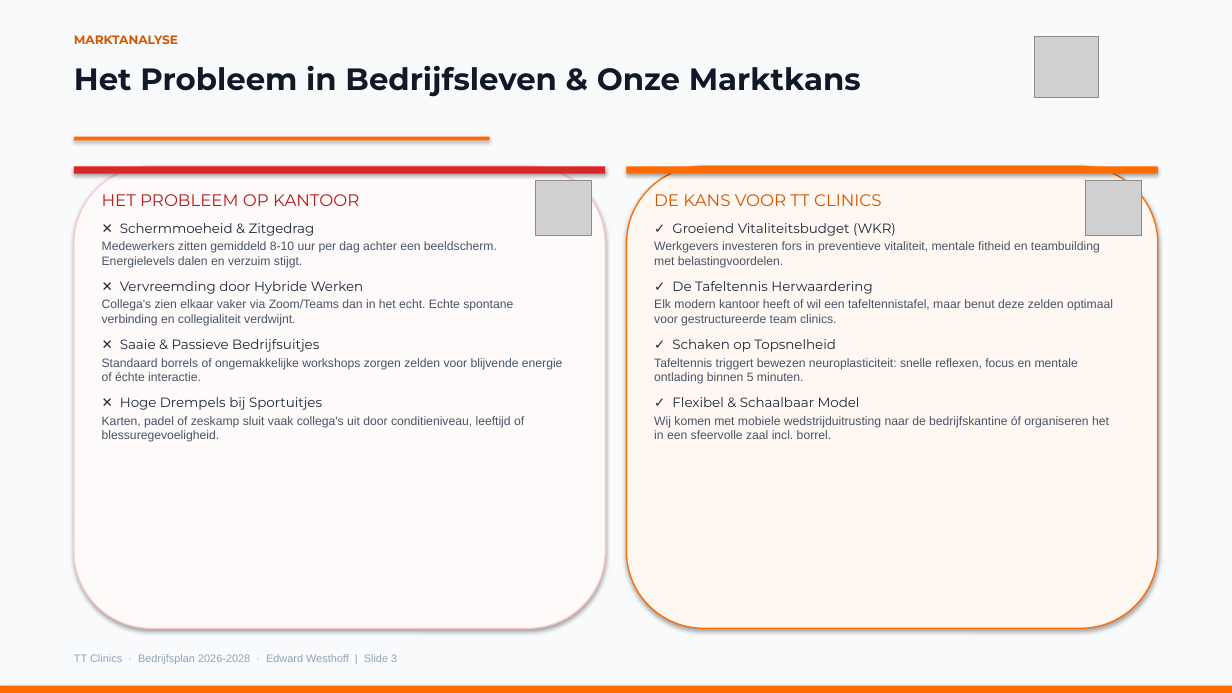
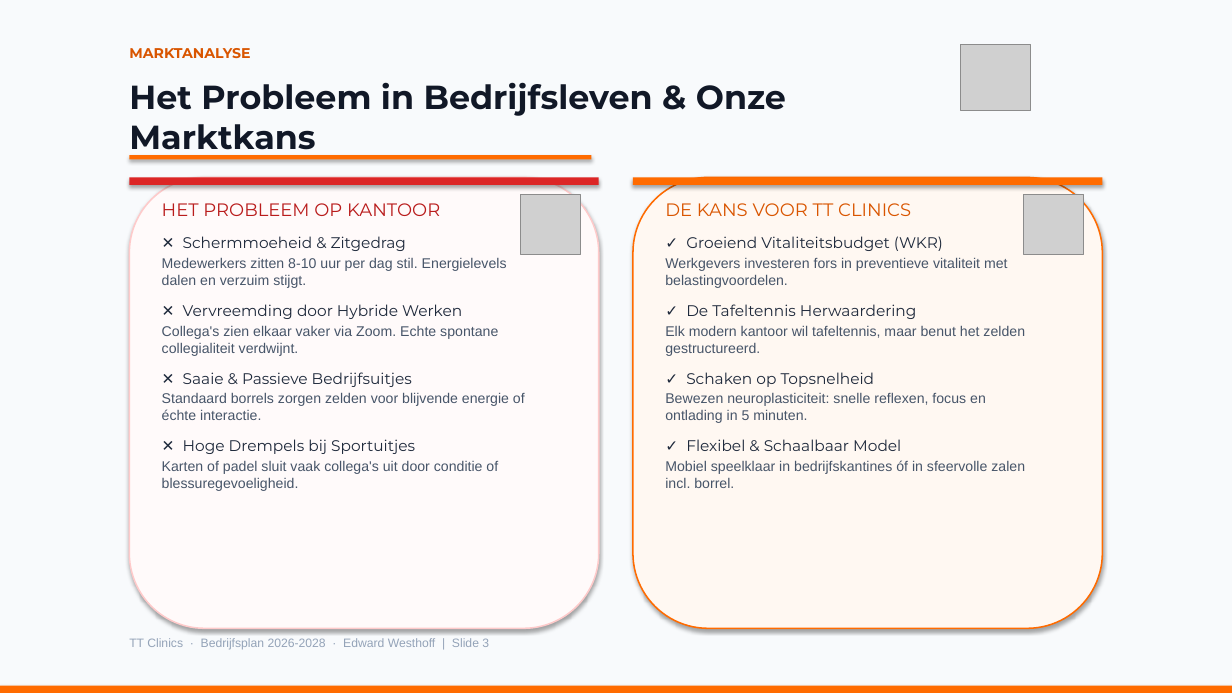
Before and after one commit to radder1972/TTClinics, a slide deck: slide 3 of TT_Clinics_Bedrijfsplan.pptx. Drawn at 1232x693 pixels with LibreOffice and Linux fonts; fonts in the diff are those of the drawing; grey boxes stand for pictures. Boxes give left, top, right and bottom in pixels: in the first picture for what was removed or moved away, otherwise in the second. Text is boxed around its words. In the diff, an @@ line names an element or a change of style, - is before the commit and + after.

```diff
--- a/TT_Clinics_Bedrijfsplan.pptx
+++ b/TT_Clinics_Bedrijfsplan.pptx
@@ text "MARKTANALYSE": place and size @@
-text "MARKTANALYSE" at box(74, 35, 178, 44)
+text "MARKTANALYSE" at box(129, 48, 250, 58)
@@ text "MARKTANALYSE" at box(129, 48, 250, 58): size 9.5 to 11 pt @@
@@ picture: place and size @@
-picture at box(1035, 37, 1098, 97)
+picture at box(961, 44, 1031, 111)
@@ text "Het Probleem in Bedrijfsleven & ...": place and size @@
-text "Het Probleem in Bedrijfsleven & ..." at box(74, 65, 861, 97)
+text "Het Probleem in Bedrijfsleven & ..." at box(129, 82, 786, 157)
@@ text "Het Probleem in Bedrijfsleven & ..." at box(129, 82, 786, 157): size 24 to 26 pt @@
@@ rectangle: place and size @@
-rectangle at box(74, 166, 605, 174)
+rectangle at box(129, 177, 599, 185)
@@ rectangle: place and size @@
-rectangle at box(74, 137, 490, 140)
+rectangle at box(129, 155, 592, 159)
@@ rounded rectangle: place and size @@
-rounded rectangle at box(74, 166, 605, 628)
+rounded rectangle at box(129, 177, 599, 628)
@@ rounded rectangle at box(129, 177, 599, 628): outline #FECACA 1 pt to #FECACA 1.2 pt @@
@@ rectangle: place and size @@
-rectangle at box(627, 166, 1158, 174)
+rectangle at box(633, 177, 1103, 185)
@@ rounded rectangle: place and size @@
-rounded rectangle at box(627, 166, 1158, 628)
+rounded rectangle at box(633, 177, 1103, 628)
@@ rounded rectangle at box(633, 177, 1103, 628): outline #FF6B00 1 pt to #FF6B00 1.2 pt @@
@@ text at box(162, 203, 462, 454): size 13 to 14 pt in "HET PROBLEEM OP KANTOOR"; size 10.5 to 12 pt in "✕ Schermmoeheid & Zitgedrag", "✕ Vervreemding door Hybride Werken", "✕ Saaie & Passieve Bedrijfsuitjes", "✕ Hoge Drempels bij Sportuitjes"; more space between paragraphs @@
@@ text "HET PROBLEEM OP KANTOOR": place and size @@
-text "HET PROBLEEM OP KANTOOR" at box(102, 194, 563, 442)
+text "HET PROBLEEM OP KANTOOR" at box(162, 203, 525, 491)
@@ picture: place and size @@
-picture at box(536, 180, 592, 236)
+picture at box(520, 194, 580, 254)
@@ text at box(665, 203, 943, 451): size 13 to 14 pt in "DE KANS VOOR TT CLINICS"; size 10.5 to 12 pt in "✓ Groeiend Vitaliteitsbudget (WKR)", "✓ De Tafeltennis Herwaardering", "✓ Schaken op Topsnelheid", "✓ Flexibel & Schaalbaar Model"; more space between paragraphs @@
@@ text "DE KANS VOOR TT CLINICS": place and size @@
-text "DE KANS VOOR TT CLINICS" at box(654, 194, 1113, 439)
+text "DE KANS VOOR TT CLINICS" at box(665, 203, 1025, 488)
@@ picture: place and size @@
-picture at box(1086, 180, 1141, 236)
+picture at box(1024, 194, 1084, 254)
@@ text at box(162, 257, 507, 288): text changed; size 9.5 to 11 pt @@
-Medewerkers zitten gemiddeld 8-10 uur per dag achter een beeldscherm. Energielevels dalen en verzuim stijgt.
+Medewerkers zitten 8-10 uur per dag stil. Energielevels dalen en verzuim stijgt.
@@ text at box(665, 257, 1008, 288): text changed; size 9.5 to 11 pt @@
-Werkgevers investeren fors in preventieve vitaliteit, mentale fitheid en teambuilding met belastingvoordelen.
+Werkgevers investeren fors in preventieve vitaliteit met belastingvoordelen.
@@ text at box(162, 325, 498, 356): text changed; size 9.5 to 11 pt @@
-Collega's zien elkaar vaker via Zoom/Teams dan in het echt. Echte spontane verbinding en collegialiteit verdwijnt.
+Collega's zien elkaar vaker via Zoom. Echte spontane collegialiteit verdwijnt.
@@ text at box(665, 325, 1025, 356): text changed; size 9.5 to 11 pt @@
-Elk modern kantoor heeft of wil een tafeltennistafel, maar benut deze zelden optimaal voor gestructureerde team clinics.
+Elk modern kantoor wil tafeltennis, maar benut het zelden gestructureerd.
@@ text at box(162, 392, 525, 420): text changed; size 9.5 to 11 pt @@
-Standaard borrels of ongemakkelijke workshops zorgen zelden voor blijvende energie of échte interactie.
+Standaard borrels zorgen zelden voor blijvende energie of échte interactie.
@@ text at box(665, 393, 986, 423): text changed; size 9.5 to 11 pt @@
-Tafeltennis triggert bewezen neuroplasticiteit: snelle reflexen, focus en mentale ontlading binnen 5 minuten.
+Bewezen neuroplasticiteit: snelle reflexen, focus en ontlading in 5 minuten.
@@ text at box(162, 460, 498, 491): text changed; size 9.5 to 11 pt @@
-Karten, padel of zeskamp sluit vaak collega's uit door conditieniveau, leeftijd of blessuregevoeligheid.
+Karten of padel sluit vaak collega's uit door conditie of blessuregevoeligheid.
@@ text at box(665, 460, 1025, 488): text changed; size 9.5 to 11 pt @@
-Wij komen met mobiele wedstrijduitrusting naar de bedrijfskantine óf organiseren het in een sfeervolle zaal incl. borrel.
+Mobiel speelklaar in bedrijfskantines óf in sfeervolle zalen incl. borrel.
@@ text "TT Clinics · Bedrijfsplan 2026-2028 ...": place and size @@
-text "TT Clinics · Bedrijfsplan 2026-2028 ..." at box(74, 654, 397, 664)
+text "TT Clinics · Bedrijfsplan 2026-2028 ..." at box(129, 638, 489, 650)
@@ text "TT Clinics · Bedrijfsplan 2026-2028 ..." at box(129, 638, 489, 650): size 8.5 to 9.5 pt @@
```
Also in this commit, not shown: 10 other slides changed, 2 other files.
